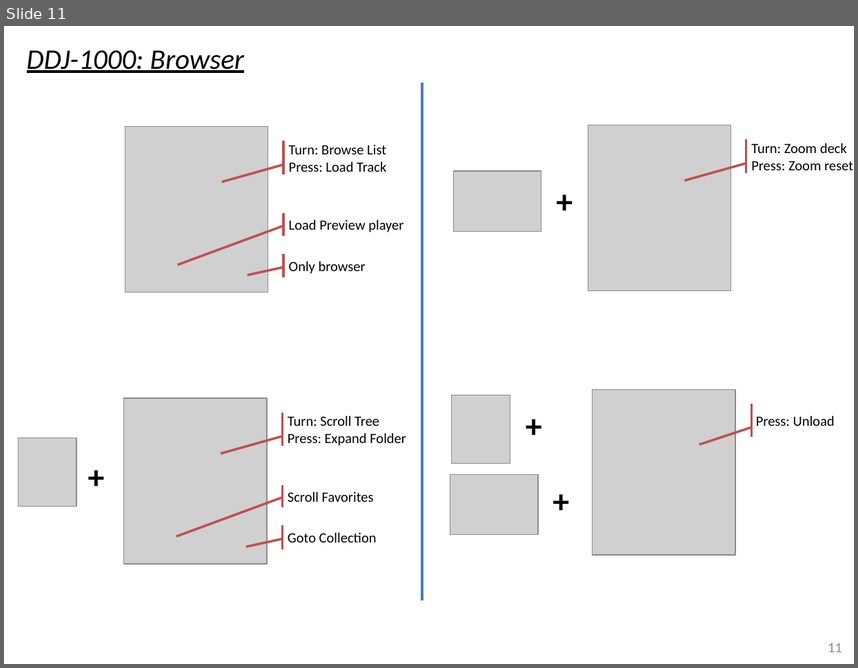
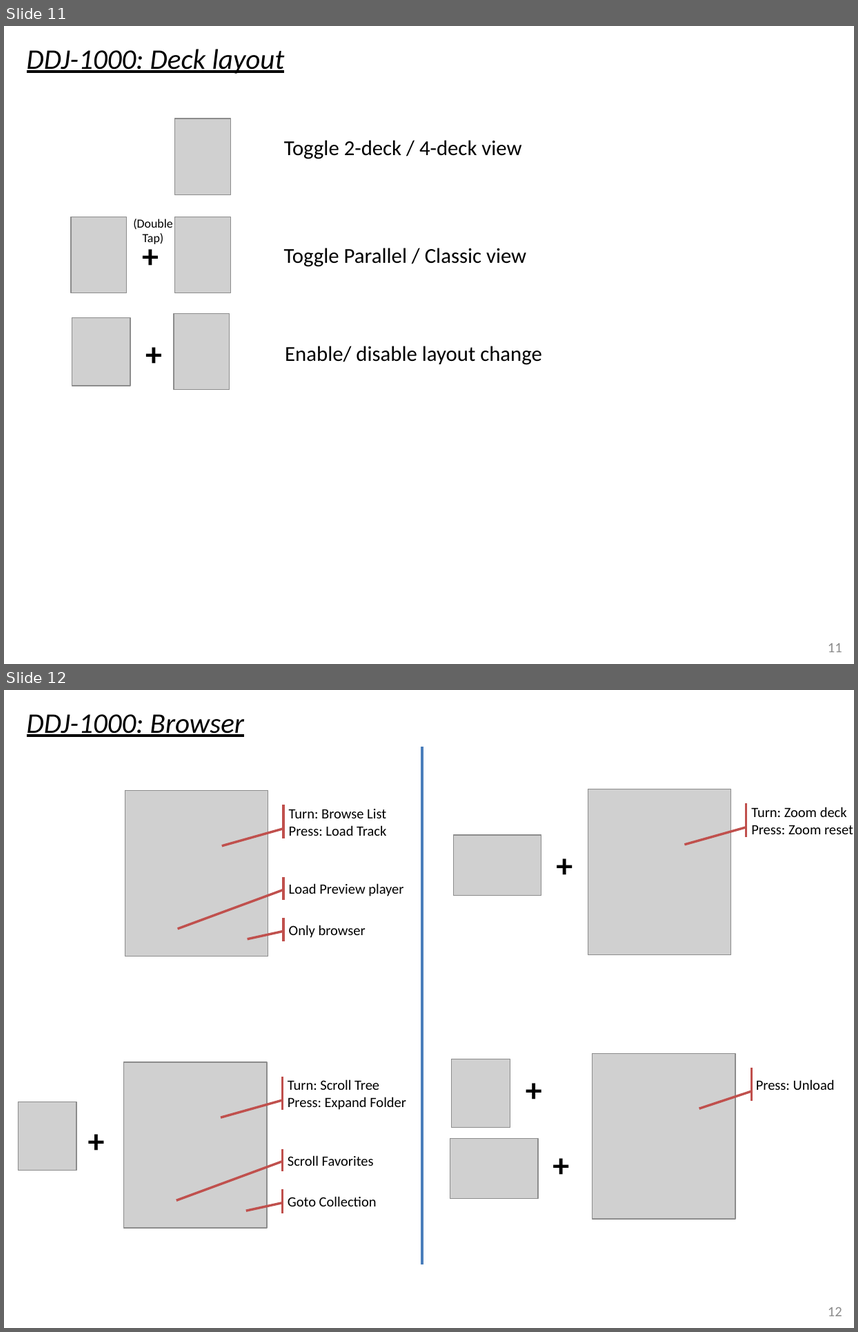
Before and after one commit to pestrela/music, a slide deck: traktor/mapping_ddj_1000/Support files/Source files/DDJ-1000 - Quick overview.pptx. Shown one above the other, each under a label of ours: slide 11 before the commit, slides 11 and 12 after it. The pictures are 858x668 and 858x1332 pixels, drawn with LibreOffice and Linux fonts; fonts in the diff are those of the drawing; grey boxes stand for pictures. Boxes give left, top, right and bottom in pixels: in the first picture for what was removed or moved away, otherwise in the second. Text is boxed around its words. In the diff, an @@ line names an element or a change of style, - is before the commit and + after.

```diff
--- a/traktor/mapping_ddj_1000/Support files/Source files/DDJ-1000 - Quick overview.pptx
+++ b/traktor/mapping_ddj_1000/Support files/Source files/DDJ-1000 - Quick overview.pptx
@@ slide 11 added at (4,26,854,664), background #FFFFFF @@
@@ text added at (27,49,285,74), 24 pt, text #000000, italic, underline @@
+DDJ-1000: Deck layout
@@ picture added at (175,118,231,195) @@
@@ text added at (284,140,522,159), 18 pt, text #000000 @@
+Toggle 2-deck / 4-deck view
@@ picture added at (71,216,128,293) @@
@@ text added at (133,219,173,244), 10.5 pt, text #000000 @@
+(Double Tap)
@@ text added at (134,231,168,279), 28 pt, text #000000, bold @@
++
@@ picture added at (175,216,231,293) @@
@@ text added at (284,247,526,267), 18 pt, text #000000 @@
+Toggle Parallel / Classic view
@@ picture added at (174,313,230,390) @@
@@ picture added at (72,318,131,385) @@
@@ text added at (137,329,172,377), 28 pt, text #000000, bold @@
++
@@ text added at (285,345,542,365), 18 pt, text #000000 @@
+Enable/ disable layout change
@@ page number added at (828,643,842,652), 12 pt, text #8C8C8C @@
+11
@@ what was slide 11 is now slide 12 @@
@@ page number at (828,1307,842,1316): text changed @@
-11
+12
```
Also in this commit, not shown: 3 slides changed, 14 other files.
